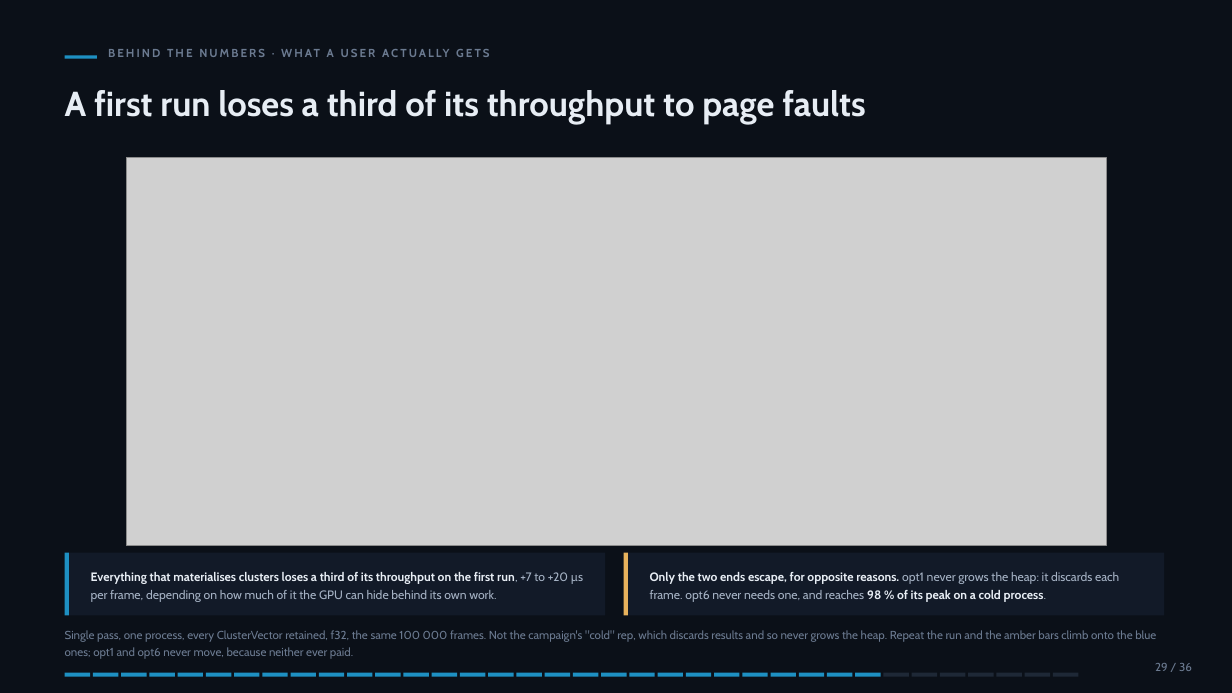
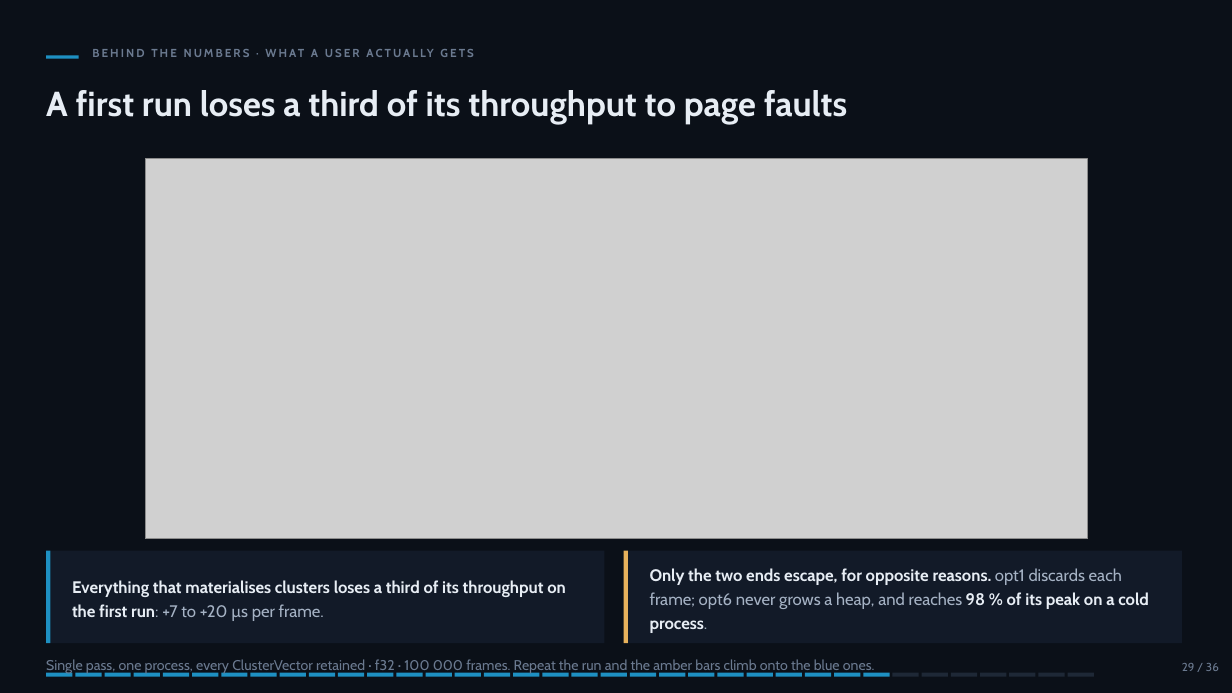
Before and after one commit to slsdetectorgroup/aare, a slide deck: slide 34 of docs/cf_cuda_performance.pptx. Drawn at 1232x693 pixels with LibreOffice and Linux fonts; fonts in the diff are those of the drawing; grey boxes stand for pictures. Boxes give left, top, right and bottom in pixels: in the first picture for what was removed or moved away, otherwise in the second. Text is boxed around its words. In the diff, an @@ line names an element or a change of style, - is before the commit and + after.

```diff
--- a/docs/cf_cuda_performance.pptx
+++ b/docs/cf_cuda_performance.pptx
@@ rectangle: place and size @@
-rectangle at (65, 55, 97, 59)
+rectangle at (46, 55, 79, 59)
@@ text "BEHIND THE NUMBERS · WHAT ..." rewrapped from (305, 49, 312, 57) to (72, 596, 832, 617) @@
@@ text "A first run loses a ...": place and size @@
-text "A first run loses a ..." at (65, 90, 865, 124)
+text "A first run loses a ..." at (46, 90, 847, 124)
@@ picture: place and size @@
-picture at (127, 157, 1106, 546)
+picture at (145, 159, 1088, 539)
@@ rectangle: place and size @@
-rectangle at (65, 553, 68, 616)
+rectangle at (46, 551, 50, 643)
@@ rectangle: place and size @@
-rectangle at (68, 553, 604, 616)
+rectangle at (51, 551, 605, 643)
@@ rectangle: place and size @@
-rectangle at (624, 553, 628, 616)
+rectangle at (624, 551, 628, 643)
@@ rectangle: place and size @@
-rectangle at (628, 553, 1164, 616)
+rectangle at (628, 551, 1182, 643)
@@ text at (650, 568, 1149, 633): text changed; size 9.5 to 13 pt; text colour #A5B2C4 to #E7EDF4; bold on @@
-Only the two ends escape, for opposite reasons. opt1 never grows the heap: it discards each frame. opt6 never needs one, and reaches 98 % of its peak on a cold process.
+Only the two ends escape, for opposite reasons. opt1 discards each frame; opt6 never grows a heap, and reaches 98 % of its peak on a cold process.
@@ text at (72, 580, 566, 621): text changed; size 9.5 to 13 pt @@
-Everything that materialises clusters loses a third of its throughput on the first run, +7 to +20 µs per frame, depending on how much of it the GPU can hide behind its own work.
+Everything that materialises clusters loses a third of its throughput on the first run: +7 to +20 µs per frame.
@@ text at (46, 659, 875, 674): text changed; size 9 to 11 pt @@
-Single pass, one process, every ClusterVector retained, f32, the same 100 000 frames. Not the campaign's "cold" rep, which discards results and so never grows the heap. Repeat the run and the amber bars climb onto the blue ones; opt1 and opt6 never move, because neither ever paid.
+Single pass, one process, every ClusterVector retained · f32 · 100 000 frames. Repeat the run and the amber bars climb onto the blue ones.
@@ rectangle: place and size @@
-rectangle at (65, 673, 91, 677)
+rectangle at (46, 673, 72, 677)
@@ 6 rectangles: place and size @@
-6 rectangles at (93, 673, 260, 677)
+6 rectangles at (76, 673, 247, 677)
@@ 6 rectangles: place and size @@
-6 rectangles at (262, 673, 430, 677)
+6 rectangles at (250, 673, 422, 677)
@@ 4 rectangles: place and size @@
-4 rectangles at (432, 673, 543, 677)
+4 rectangles at (426, 673, 539, 677)
@@ 4 rectangles: place and size @@
-4 rectangles at (742, 673, 882, 677)
+4 rectangles at (747, 673, 889, 677)
@@ 5 rectangles: place and size @@
-5 rectangles at (827, 673, 994, 677)
+5 rectangles at (835, 673, 1006, 677)
@@ 3 rectangles: place and size @@
-3 rectangles at (996, 673, 1079, 677)
+3 rectangles at (1009, 673, 1093, 677)
@@ text "29 / 36": place and size @@
-text "29 / 36" at (1155, 663, 1192, 671)
+text "29 / 36" at (1182, 663, 1219, 671)
```
Also in this commit, not shown: 54 other slides changed, 34 other files.
